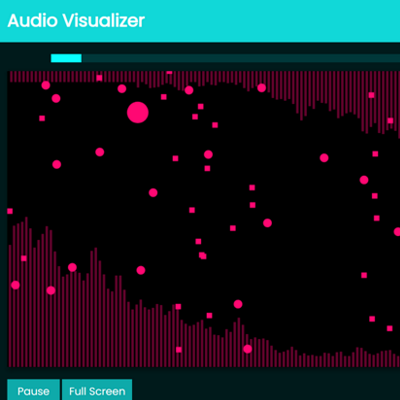
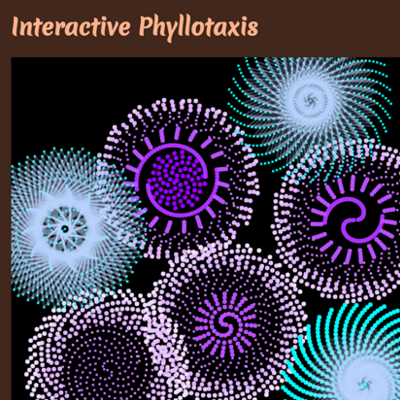
Two versions of the same layered image (400 × 400). Layer-by-layer changes:
hid "audio visualizer", painted on it over (0, 0, 400, 400)
added layer "Layer 10(pasted)" above "Layer 1" over (0, 0, 400, 400)
